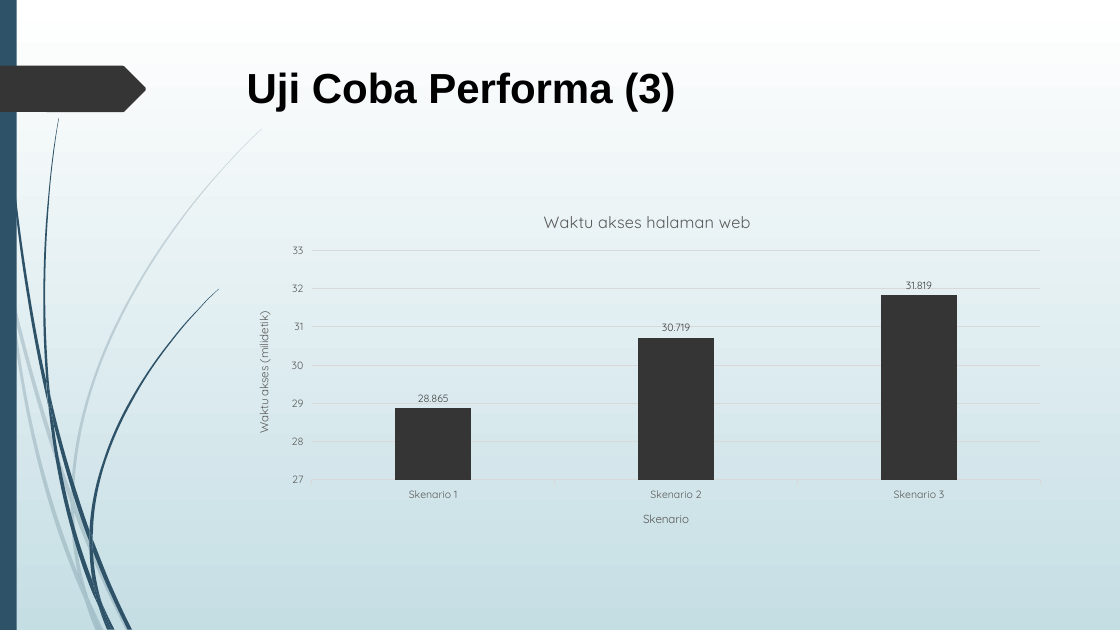
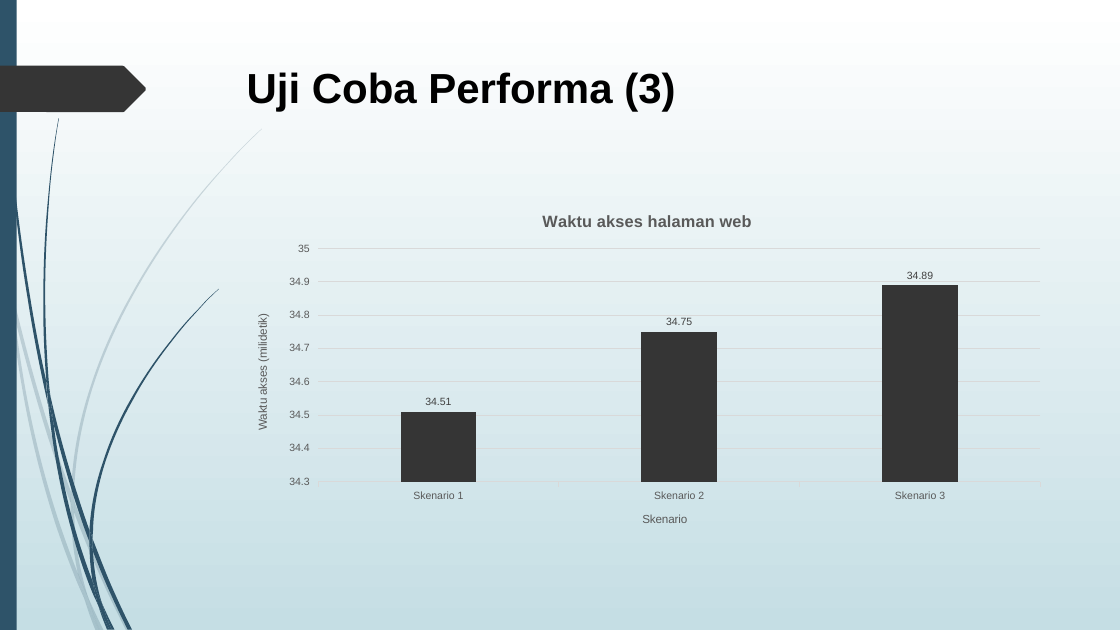
Before and after one commit to agus4171/TA-AJK, a slide deck: slide 21 of TA/5112100036-PPT.pptx (slide 14 before the commit). Drawn at 1120x630 pixels with LibreOffice and Linux fonts; fonts in the diff are those of the drawing. Boxes give left, top, right and bottom in pixels: in the first picture for what was removed or moved away, otherwise in the second. Text is boxed around its words. In the diff, an @@ line names an element or a change of style, - is before the commit and + after.

Commit message:
data yudisium

```diff
--- a/TA/5112100036-PPT.pptx
+++ b/TA/5112100036-PPT.pptx
@@ column chart at (238,196,1057,543) @@
@@ Series 1, Skenario 1: 28.865 to 34.51 @@
@@ Series 1, Skenario 2: 30.719 to 34.75 @@
@@ Series 1, Skenario 3: 31.819 to 34.89 @@
@@ data labels of Series 1 changed @@
@@ category axis changed @@
@@ value axis changed @@
@@ lettering changed @@
```
Also in this commit, not shown: 11 other slides changed, 18 slides added, 1 slide removed, 2 other files.
